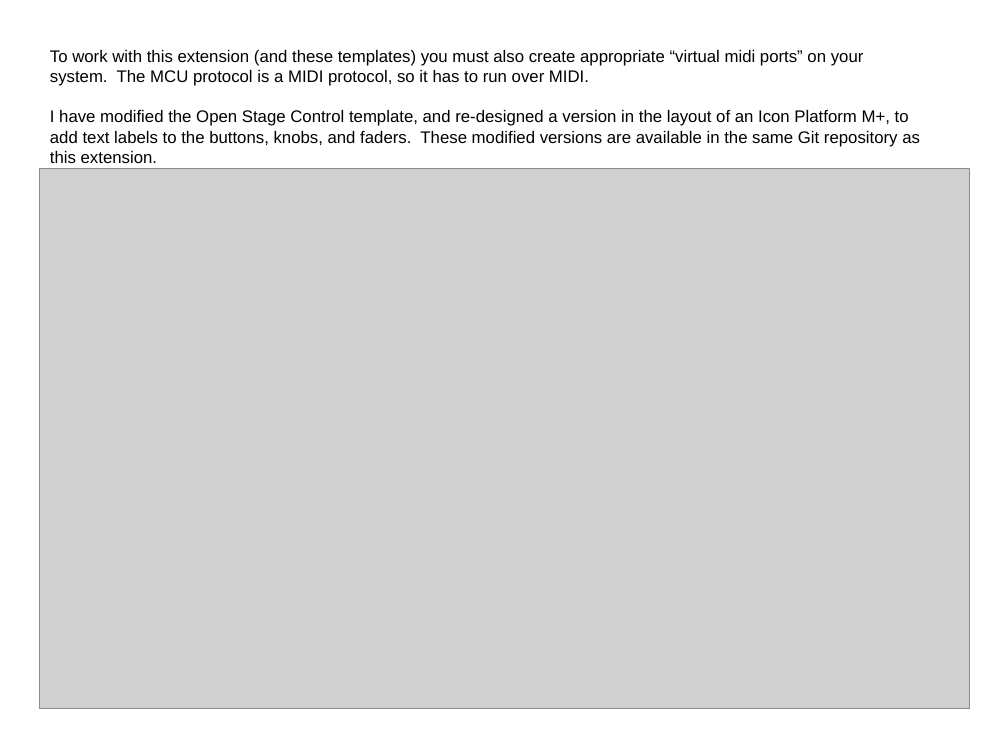
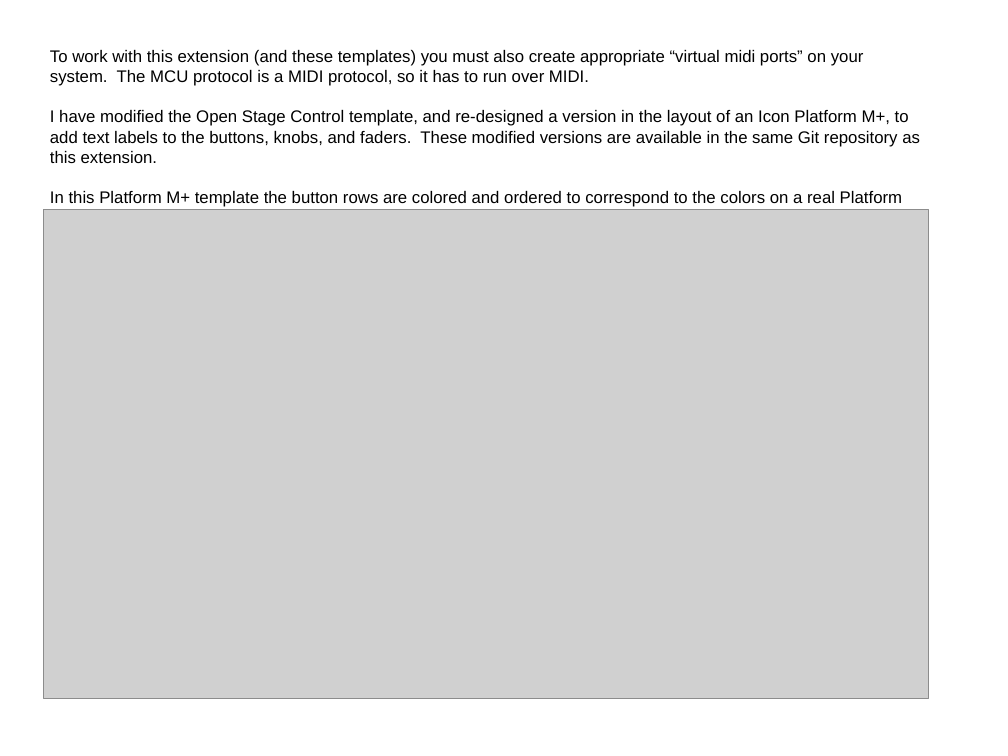
Before and after one commit to WidnerM/GP-MCU, a slide deck: slide 10 of MCU Extension.pptx (slide 9 before the commit). Drawn at 1008x756 pixels with LibreOffice and Linux fonts; fonts in the diff are those of the drawing; grey boxes stand for pictures. Boxes give left, top, right and bottom in pixels: in the first picture for what was removed or moved away, otherwise in the second. Text is boxed around its words. In the diff, an @@ line names an element or a change of style, - is before the commit and + after.

```diff
--- a/MCU Extension.pptx
+++ b/MCU Extension.pptx
@@ text at bbox=[50, 191, 902, 207]: paragraph added @@
+In this Platform M+ template the button rows are colored and ordered to correspond to the colors on a real Platform M+.
@@ picture: place and size @@
-picture at bbox=[39, 169, 970, 709]
+picture at bbox=[44, 210, 928, 699]
```
Also in this commit, not shown: 3 other slides changed, 1 slide added, 2 other files.
